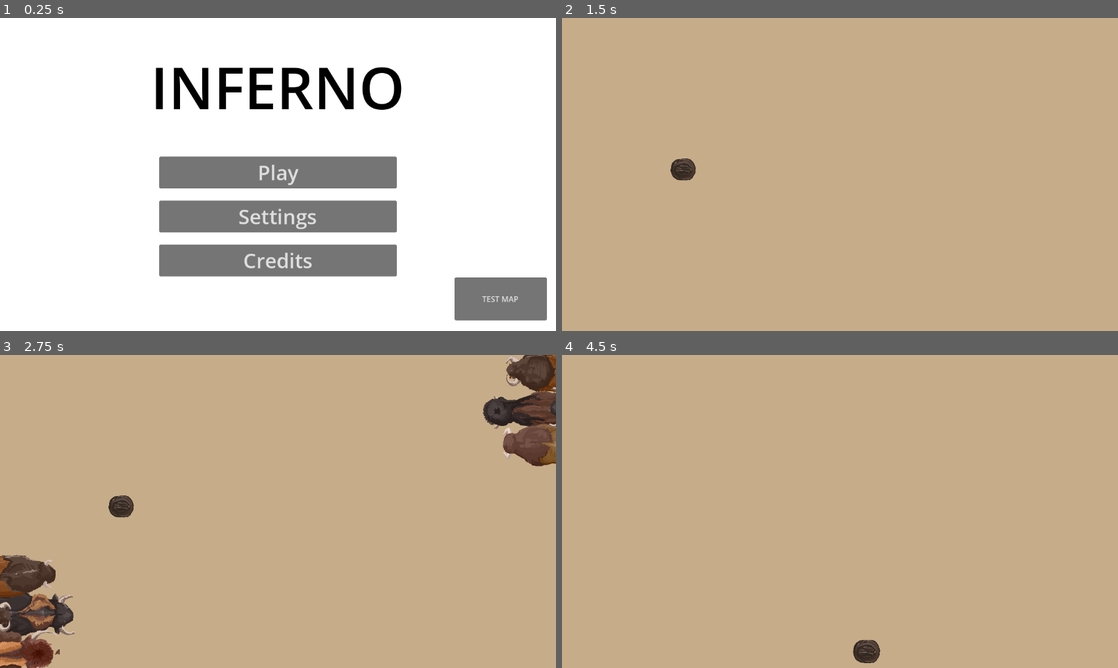
Above: before the commit, frames 1-4 (two rows, left to right).
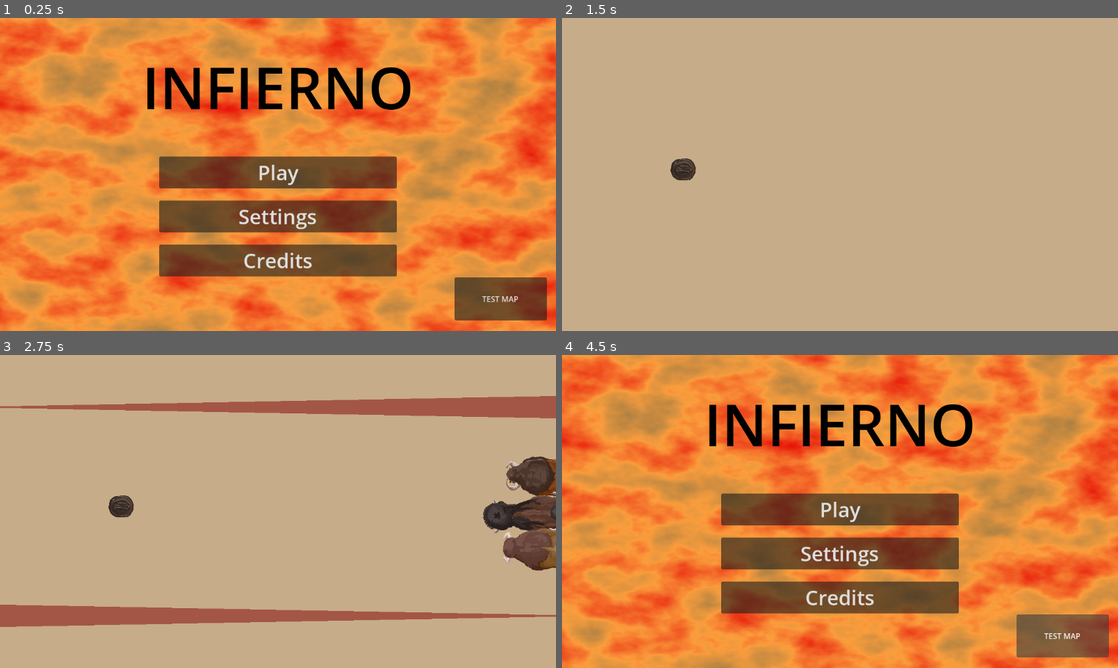
Above: after the commit, the same moments.

Repository: BryanWi/BulletVaquero
Game: Godot game, scene res://Scenes/Main/main.tscn
Two runs of this game, one before a commit and one after it. Both use one fixed random seed, a clock stepped at 60 frames per second and the inputs below. The engine's default icon, where the game draws it, is replaced by a stand-in: a white triangle on a blue panel in a dark square.
Inputs:
- Up to frame 1 (0.25 s): no input
- Up to frame 2 (1.5 s): click "Play" at 0.5 s; click "Play" at 1.25 s
- Up to frame 3 (2.75 s): click "TEST MAP" at 2 s
- Up to frame 4 (4.5 s): hold D (right) 2.78-3.53 s; hold S (downward) 3.53-4.28 s; hold D (right) from 4.28 s (still down)

The runs differ from the first frame. In frame 1, 99% of the frame differs, in the area x 0-100%, y 0-100%; in frame 2, nothing differs; in frame 3, 16%; in frame 4, 100%.

Commit message:
V.2  SUEÑOO

Diff:
--- a/Game/Bisonte/Manada/manada.tscn
+++ b/Game/Bisonte/Manada/manada.tscn
@@ -1,10 +1,13 @@
-[gd_scene load_steps=3 format=3 uid="uid://borafnc68uvqd"]
+[gd_scene load_steps=4 format=3 uid="uid://borafnc68uvqd"]
 
 [ext_resource type="Script" path="res://Game/Bisonte/Manada/manada.gd" id="1_petts"]
+[ext_resource type="PackedScene" uid="uid://biy007nowhl1g" path="res://Game/Components/BarrierDetector/barrier_detector.tscn" id="2_aegym"]
 [ext_resource type="Texture2D" uid="uid://gs60jrc0rb27" path="res://icon.svg" id="3_bymqq"]
 
 [node name="Manada" type="Node2D"]
 script = ExtResource("1_petts")
+
+[node name="BarrierDetector" parent="." instance=ExtResource("2_aegym")]
 
 [node name="Bisonte_pos" type="Node2D" parent="."]
 
--- a/Game/Bisonte/Spawner/bisonte_spawner.gd
+++ b/Game/Bisonte/Spawner/bisonte_spawner.gd
@@ -5,7 +5,7 @@
 
 #exports
 @export_range(0,1,0.01) var stampeede_probabilty = 0.5
-@export_range(0,1,0.01) var dual_stampeede_probabilty = 1
+@export_range(0,1,0.01) var dual_stampeede_probabilty = 0.3
 @export var stampeede_scaling = 0.1
 @export var stampeede_scaling_probablity = 0.2
 
@@ -52,8 +52,10 @@
 		return
 	if randf() < stampeede_scaling_probablity:
 		#var elapsed_sec = (starting_time - Time.get_ticks_msec())/1000.0
-		stampeede_probabilty += 0.4
+		stampeede_probabilty = clamp(stampeede_probabilty*1.3, 0, 0.85)
+		dual_stampeede_probabilty = clamp(dual_stampeede_probabilty * 1.1, 0, 0.6)
 		stampeede_timer.wait_time *= 0.9
+
 
 	if randf() < dual_stampeede_probabilty:
 		var side_1 = false if (randf() >= 0.5) else true
@@ -81,5 +83,6 @@
 	L.width_curve = curve
 	var T:Tween = get_tree().create_tween()
 	T.tween_property(L,"width",0,1).set_trans(Tween.TRANS_EXPO)
+	T.tween_callback(func():if L!= null:L.queue_free())
 	self.add_child(L)
 	return T
--- a/Game/Components/BarrierDetector/barrier_detector.tscn
+++ b/Game/Components/BarrierDetector/barrier_detector.tscn
@@ -1,10 +1,15 @@
-[gd_scene load_steps=2 format=3 uid="uid://biy007nowhl1g"]
+[gd_scene load_steps=3 format=3 uid="uid://biy007nowhl1g"]
 
 [ext_resource type="Script" path="res://BarrierDetector.gd" id="1_oilqw"]
+
+[sub_resource type="CircleShape2D" id="CircleShape2D_17ca5"]
 
 [node name="BarrierDetector" type="Area2D"]
 collision_layer = 0
 collision_mask = 32
 script = ExtResource("1_oilqw")
 
+[node name="CollisionShape2D" type="CollisionShape2D" parent="."]
+shape = SubResource("CircleShape2D_17ca5")
+
 [connection signal="area_entered" from="." to="." method="_on_area_entered"]
--- a/Scenes/Main/main.tscn
+++ b/Scenes/Main/main.tscn
@@ -1,7 +1,17 @@
-[gd_scene load_steps=3 format=3 uid="uid://m512s6x6j6iu"]
+[gd_scene load_steps=6 format=3 uid="uid://m512s6x6j6iu"]
 
 [ext_resource type="Script" path="res://Scenes/Main/main.gd" id="1_rkg31"]
 [ext_resource type="Theme" uid="uid://8ob0jtjs5g04" path="res://UI/mainTheme.tres" id="2_jkt7v"]
+
+[sub_resource type="Gradient" id="Gradient_h3d5t"]
+offsets = PackedFloat32Array(0, 0.448276, 1)
+colors = PackedColorArray(0.678762, 0.505052, 0.262733, 1, 0.984314, 0.619608, 0.239216, 1, 0.905882, 0.0784314, 0.0352941, 1)
+
+[sub_resource type="FastNoiseLite" id="FastNoiseLite_ok5w2"]
+
+[sub_resource type="NoiseTexture2D" id="NoiseTexture2D_p0s2e"]
+color_ramp = SubResource("Gradient_h3d5t")
+noise = SubResource("FastNoiseLite_ok5w2")
 
 [node name="Main" type="Node"]
 script = ExtResource("1_rkg31")
@@ -15,13 +25,14 @@
 grow_vertical = 2
 theme = ExtResource("2_jkt7v")
 
-[node name="ColorRect" type="ColorRect" parent="StartUI"]
+[node name="TextureRect" type="TextureRect" parent="StartUI"]
 layout_mode = 1
 anchors_preset = 15
 anchor_right = 1.0
 anchor_bottom = 1.0
 grow_horizontal = 2
 grow_vertical = 2
+texture = SubResource("NoiseTexture2D_p0s2e")
 
 [node name="VBoxContainer" type="VBoxContainer" parent="StartUI"]
 layout_mode = 1
@@ -64,7 +75,7 @@
 grow_vertical = 2
 theme_override_colors/font_color = Color(0, 0, 0, 1)
 theme_override_font_sizes/font_size = 120
-text = "INFERNO"
+text = "INFIERNO"
 horizontal_alignment = 1
 vertical_alignment = 1
 
